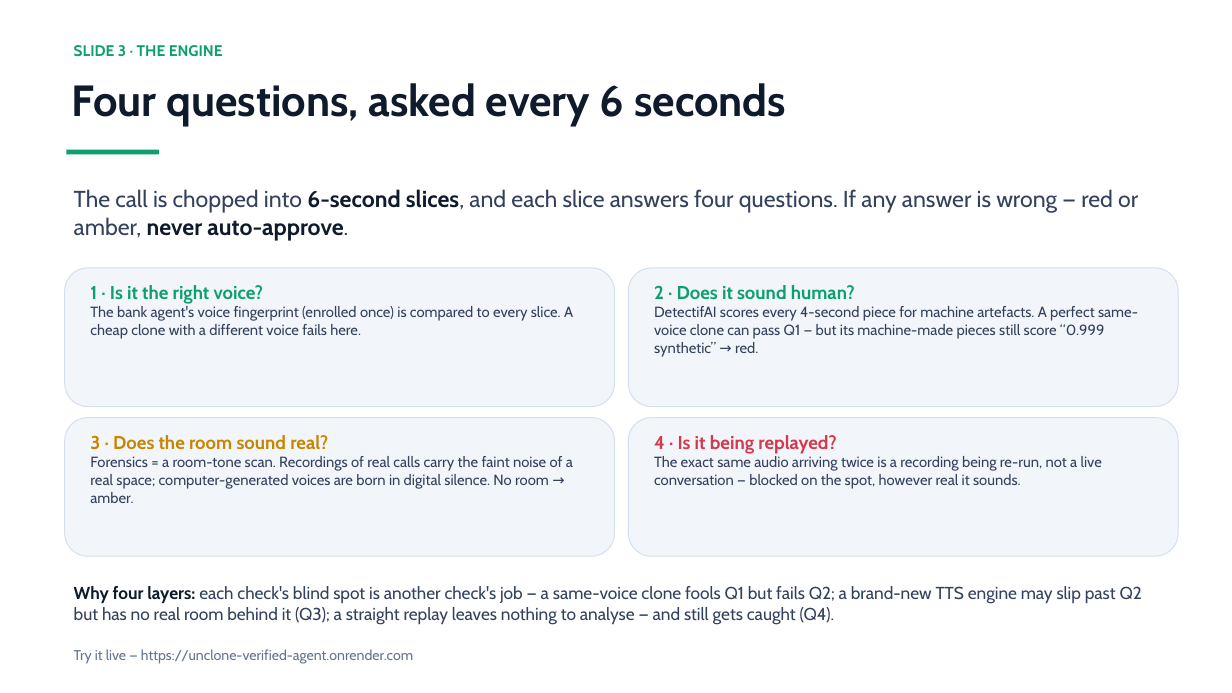
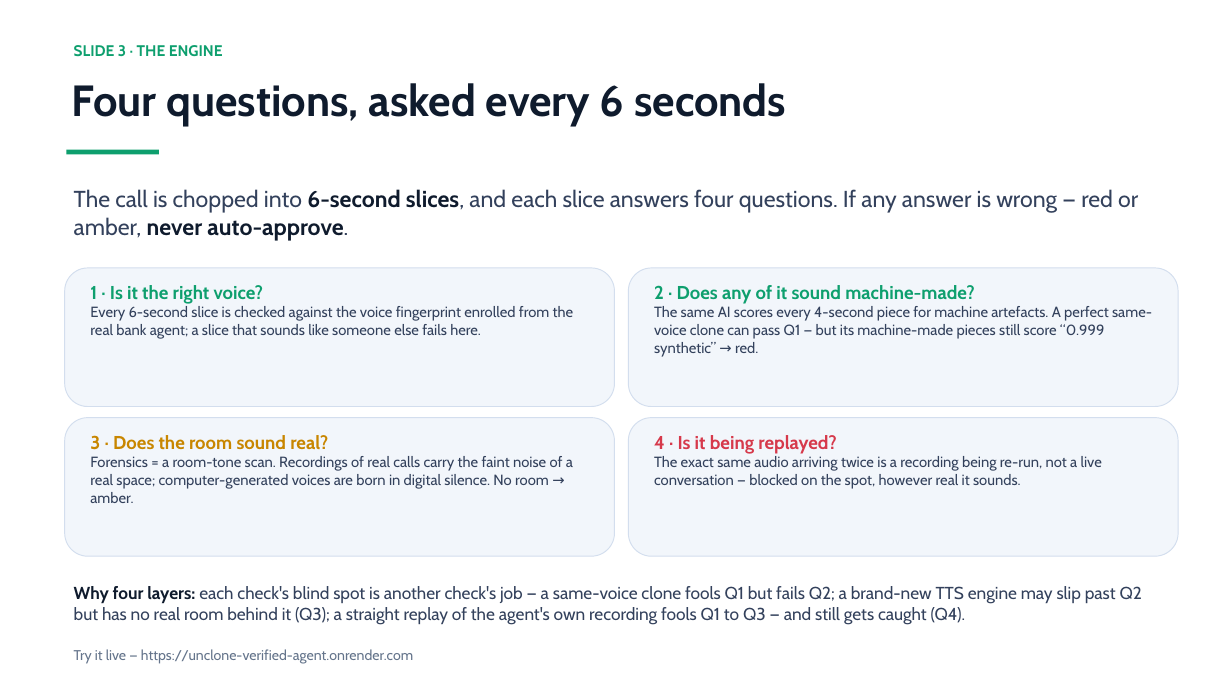
Before and after one commit to Lion4467cat/verified-agent-badge, a slide deck: slide 3 of UNCLONE-day2-deck.pptx. Drawn at 1232x693 pixels with LibreOffice and Linux fonts; fonts in the diff are those of the drawing. Boxes give left, top, right and bottom in pixels: in the first picture for what was removed or moved away, otherwise in the second. Text is boxed around its words. In the diff, an @@ line names an element or a change of style, - is before the commit and + after.

```diff
--- a/UNCLONE-day2-deck.pptx
+++ b/UNCLONE-day2-deck.pptx
@@ text at box(654, 285, 1152, 357): text changed @@
-2 · Does it sound human?
-DetectifAI scores every 4-second piece for machine artefacts. A perfect same-voice clone can pass Q1 — but its machine-made pieces still score “0.999 synthetic” → red.
+2 · Does any of it sound machine-made?
+The same AI scores every 4-second piece for machine artefacts. A perfect same-voice clone can pass Q1 — but its machine-made pieces still score “0.999 synthetic” → red.
@@ text at box(90, 306, 574, 339): text changed @@
-The bank agent's voice fingerprint (enrolled once) is compared to every slice. A cheap clone with a different voice fails here.
+Every 6-second slice is checked against the voice fingerprint enrolled from the real bank agent; a slice that sounds like someone else fails here.
@@ text at box(74, 586, 1142, 624): text changed @@
-Why four layers: each check's blind spot is another check's job — a same-voice clone fools Q1 but fails Q2; a brand-new TTS engine may slip past Q2 but has no real room behind it (Q3); a straight replay leaves nothing to analyse — and still gets caught (Q4).
+Why four layers: each check's blind spot is another check's job — a same-voice clone fools Q1 but fails Q2; a brand-new TTS engine may slip past Q2 but has no real room behind it (Q3); a straight replay of the agent's own recording fools Q1 to Q3 — and still gets caught (Q4).
```
Also in this commit, not shown: 1 other slide changed.
